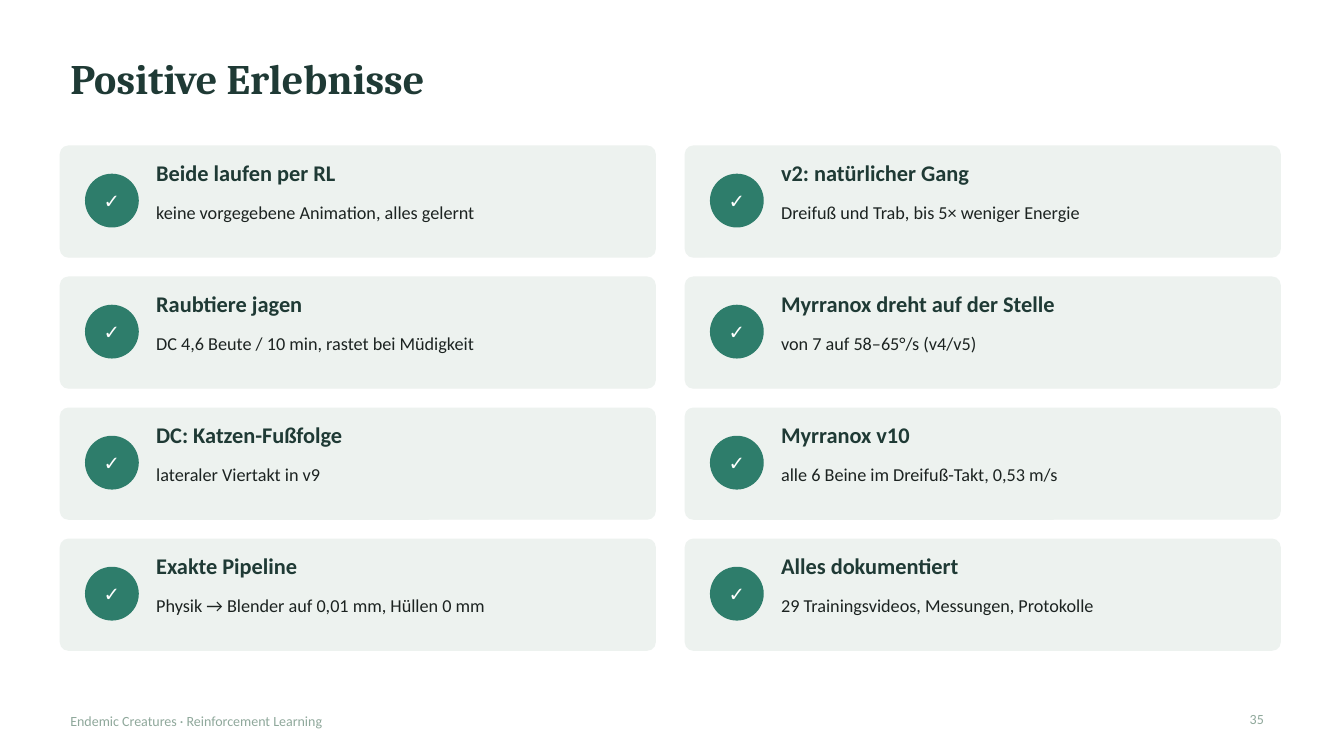
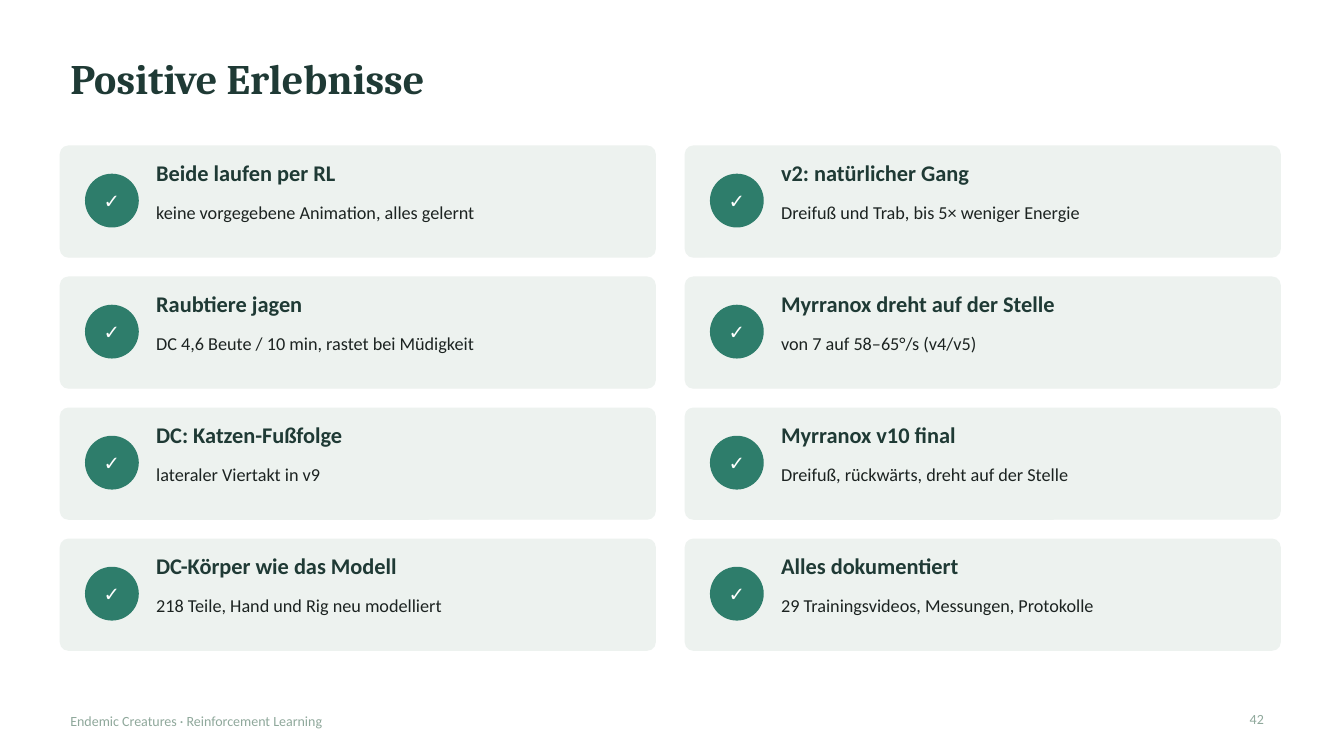
Before and after one commit to xTh0masx/Reinforcement_Learning_Creature, a slide deck: slide 42 of docs/presentation/Endemic_Creatures_RL.pptx (slide 35 before the commit). Drawn at 1344x756 pixels with LibreOffice and Linux fonts; fonts in the diff are those of the drawing. Boxes give left, top, right and bottom in pixels: in the first picture for what was removed or moved away, otherwise in the second. Text is boxed around its words. In the diff, an @@ line names an element or a change of style, - is before the commit and + after.

```diff
--- a/docs/presentation/Endemic_Creatures_RL.pptx
+++ b/docs/presentation/Endemic_Creatures_RL.pptx
@@ text at box(781, 427, 956, 447): text changed @@
-Myrranox v10
+Myrranox v10 final
@@ text at box(781, 468, 1068, 483): text changed @@
-alle 6 Beine im Dreifuß-Takt, 0,53 m/s
+Dreifuß, rückwärts, dreht auf der Stelle
@@ text at box(156, 558, 397, 578): text changed @@
-Exakte Pipeline
+DC-Körper wie das Modell
@@ text at box(156, 599, 442, 615): text changed @@
-Physik → Blender auf 0,01 mm, Hüllen 0 mm
+218 Teile, Hand und Rig neu modelliert
@@ page number at box(1250, 715, 1264, 724): text changed @@
-35
+42
```
Also in this commit, not shown: 18 other slides changed, 8 slides added, 7 other files.
